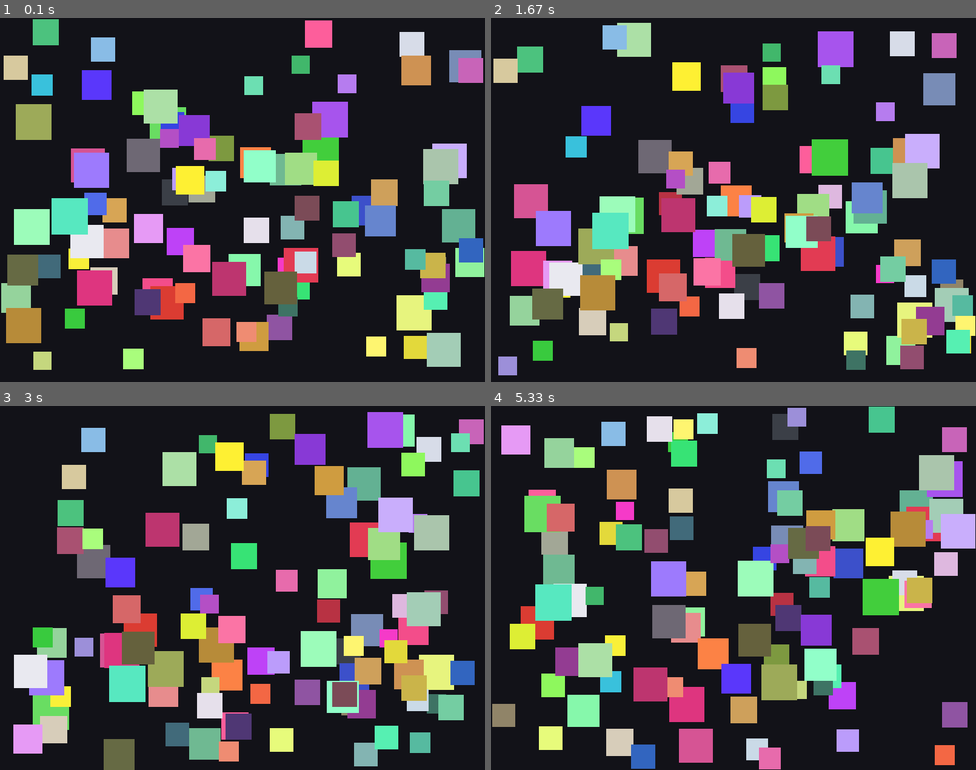
Above: before the commit, frames 1-4 (two rows, left to right).
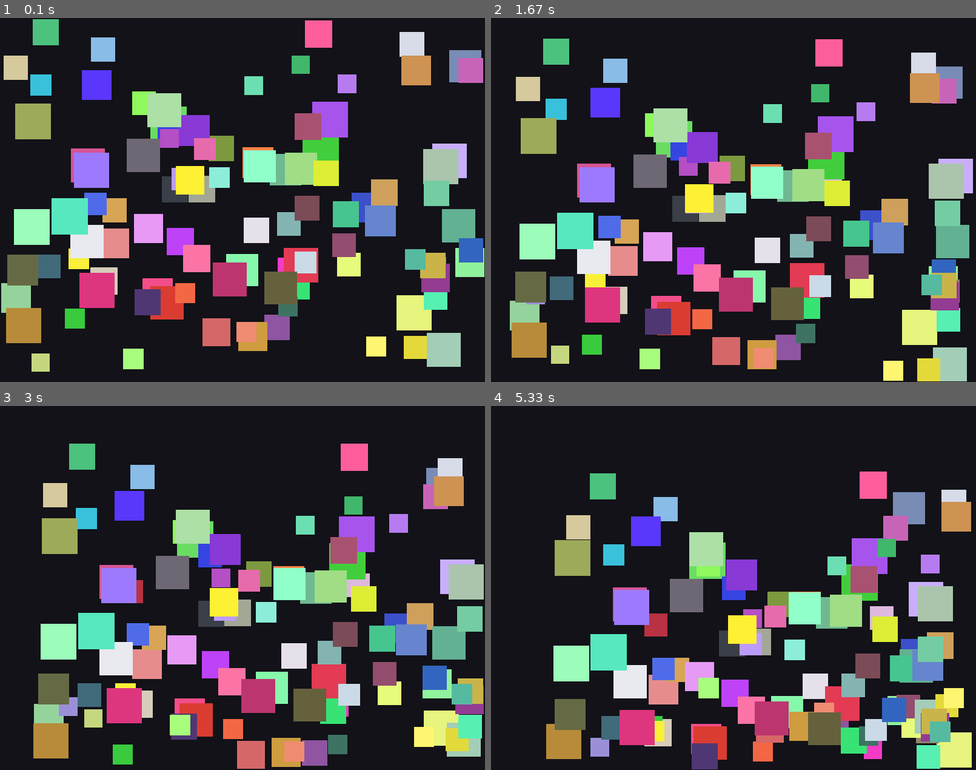
Above: after the commit, the same moments.

Repository: Fate-amp/lab8-pygame
Game: pygame game, started from main.py
Same seed, same stepped clock (60 frames per second), same inputs: the game is played once before the commit and once after it.
Inputs:
- Up to frame 1 (0.1 s): no input
- Up to frame 2 (1.67 s): no input
- Up to frame 3 (3 s): no input
- Up to frame 4 (5.33 s): no input

The runs differ from the first frame. In frame 1, 1.3% of the frame differs, in the area x 3-77%, y 15-98%; in frame 2, 50%; in frame 3, 54%, in the area x 2-100%, y 1-100%; in frame 4, 54%.

Commit message:
fix: update function

Diff:
--- a/main.py
+++ b/main.py
@@ -36,8 +36,8 @@
 	def update(self) -> None:
 		# Sometimes slightly change direction to look more random.
 		if random.random() < VELOCITY_CHANGE_CHANCE:
-			self.vx += random.choice([-1, 0, 1])
-			self.vy += random.choice([-1, 0, 1])
+			# self.vx += random.choice([-1, 0, 1])*(self.size/SQUARE_SIZE_MAX)
+			# self.vy += random.choice([-1, 0, 1])*(self.size/SQUARE_SIZE_MAX)
 
 			# Keep speed inside allowed limits.
 			self.vx = max(-MAX_SPEED, min(MAX_SPEED, self.vx))
